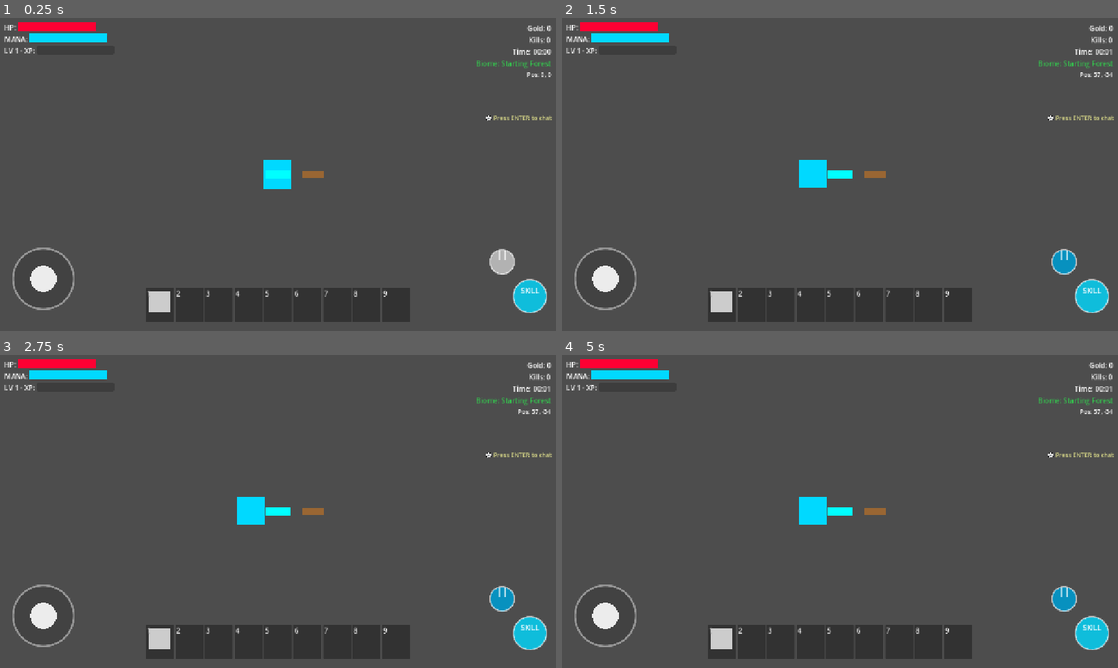
Above: before the commit, frames 1-4 (two rows, left to right).
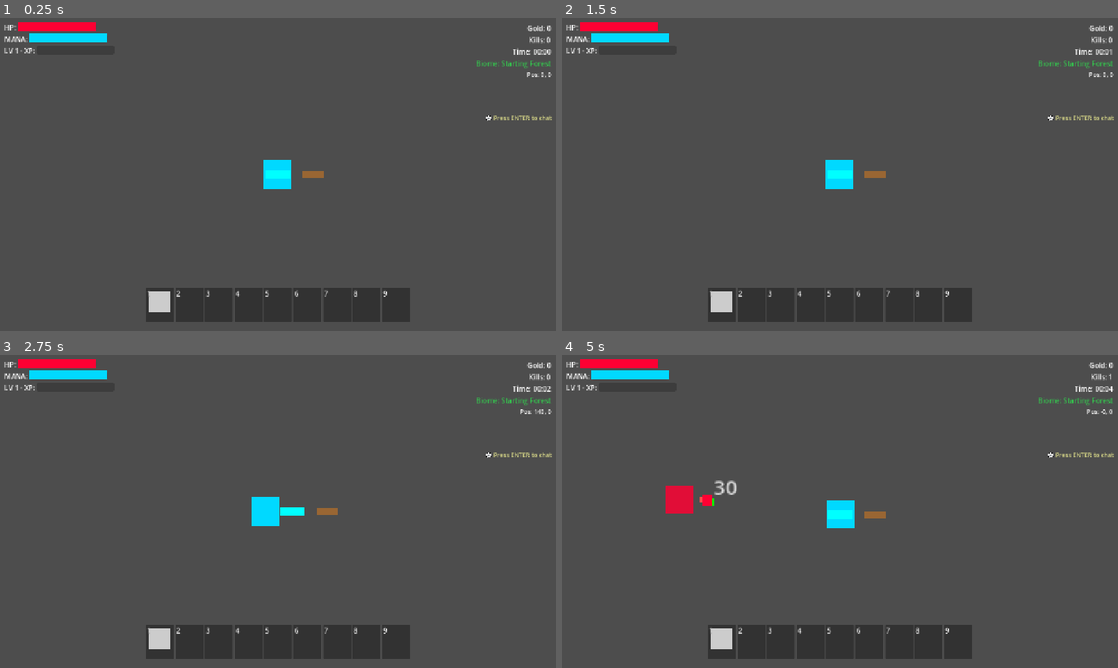
Above: after the commit, the same moments.

Repository: HoangAnhWilliam/Rescue-the-idol-godot
Game: Godot game, scene res://scenes/main.tscn
The game is run twice, just before and just after one commit, with the same random seed, the same clock (stepped at 60 frames per second) and the same inputs.
Inputs (mouse positions are in pixels of both pictures, inside the frame that each line leads up to):
- Up to frame 1 (0.25 s): no input
- Up to frame 2 (1.5 s): tap Enter (ui_accept) at 0.5, 1.25 s; drag from (606, 277) to (895, 105) at 0.52 s; drag from (1062, 262) to (812, 237) at 1.27 s
- Up to frame 3 (2.75 s): tap Enter (ui_accept) at 2 s; move the mouse to (333, 442) at 2.02 s; hold D (move_right) from 2.03 s (still down); hold Shift from 2.03 s (still down)
- Up to frame 4 (5 s): release D (move_right) at 2.75 s; release Shift at 2.75 s; tap Enter (ui_accept) at 2.75, 3.5, 3.77, 4.25 s; drag from (812, 574) to (673, 464) at 2.77 s; move the mouse to (1006, 558) at 3.52 s; hold A (move_left) 3.53-4.25 s; hold E (interact) 3.53-4.25 s; drag from (673, 464) to (756, 433) at 4.27 s

The runs differ from the first frame. In frame 1, 1.4% of the frame differs, in the area x 2-99%, y 73-95%; in frame 2, 2.2%; in frame 3, 2.1%; in frame 4, 3.0%, in the area x 2-100%, y 6-95%.

Commit message:
Resolve conflict and add .uid to gitignore

Diff:
--- a/project.godot
+++ b/project.godot
@@ -19,6 +19,7 @@
 
 SaveSystem="*res://scripts/save_system.gd"
 WeaponPoolManager="*res://scripts/weapon_pool_manager.gd"
+CheatCommands="*res://scripts/cheat_commands.gd"
 
 [input]
 
--- a/scenes/main.tscn
+++ b/scenes/main.tscn
@@ -7,15 +7,14 @@
 [ext_resource type="PackedScene" uid="uid://cekjlfyi6xt4g" path="res://scenes/ui/upgrade_menu.tscn" id="3_sugp2"]
 [ext_resource type="Script" uid="uid://pfvp4p5722o0" path="res://scripts/biome_generator.gd" id="5_tbgi4"]
 [ext_resource type="Script" uid="uid://c4xuh4mwwgo8q" path="res://scripts/biome_notification.gd" id="6_biome_notif"]
-[ext_resource type="Script" uid="uid://env_effects_unique_id" path="res://scripts/environmental_effects.gd" id="7_env_effects"]
-[ext_resource type="Script" path="res://scripts/boss_manager.gd" id="8_boss_manager"]
-[ext_resource type="Script" path="res://scripts/particle_manager.gd" id="9_particle_manager"]
-[ext_resource type="Script" path="res://scripts/camera_shake.gd" id="10_camera_shake"]
-[ext_resource type="Script" path="res://scripts/inventory_system.gd" id="11_inventory"]
-[ext_resource type="Script" path="res://scripts/drop_handler.gd" id="12_drop_handler"]
-[ext_resource type="Script" path="res://scripts/hotbar_ui.gd" id="13_hotbar"]
-[ext_resource type="PackedScene" uid="uid://spin_wheel_ui_scene" path="res://scenes/ui/spin_wheel_ui.tscn" id="14_spin_wheel"]
-[ext_resource type="PackedScene" uid="uid://mobile_controls_scene" path="res://scenes/ui/mobile_controls.tscn" id="15_mobile_controls"]
+[ext_resource type="Script" path="res://scripts/environmental_effects.gd" id="7_env_effects"]
+[ext_resource type="Script" uid="uid://biew8woel71yu" path="res://scripts/boss_manager.gd" id="8_boss_manager"]
+[ext_resource type="Script" uid="uid://1jkavr8v564u" path="res://scripts/particle_manager.gd" id="9_particle_manager"]
+[ext_resource type="Script" uid="uid://c7cs4moa1l2n2" path="res://scripts/camera_shake.gd" id="10_camera_shake"]
+[ext_resource type="Script" uid="uid://cdo7yl8b6pros" path="res://scripts/inventory_system.gd" id="11_inventory"]
+[ext_resource type="Script" uid="uid://kb8m3t71dacm" path="res://scripts/drop_handler.gd" id="12_drop_handler"]
+[ext_resource type="Script" uid="uid://der02phocjijg" path="res://scripts/hotbar_ui.gd" id="13_hotbar"]
+[ext_resource type="PackedScene" path="res://scenes/ui/spin_wheel_ui.tscn" id="14_spin_wheel"]
 
 [node name="Main" type="Node2D"]
 
@@ -91,5 +90,3 @@
 [node name="UpgradeMenu" parent="." groups=["upgrade_menu"] instance=ExtResource("3_sugp2")]
 
 [node name="SpinWheelUI" parent="." groups=["spin_wheel_ui"] instance=ExtResource("14_spin_wheel")]
-
-[node name="MobileControls" parent="." groups=["mobile_controls"] instance=ExtResource("15_mobile_controls")]
Not shown: 1 places in scenes/bosses/despair_miku.tscn that only renumber resources
Not shown: 1 places in scenes/main.tscn that only renumber resources
Not shown: 1 places in scenes/projectiles/tear_projectile.tscn that only renumber resources
Not shown: 1 places in scenes/ui/miku_fragment_bar.tscn that only renumber resources
Not shown, changed: .gitignore
